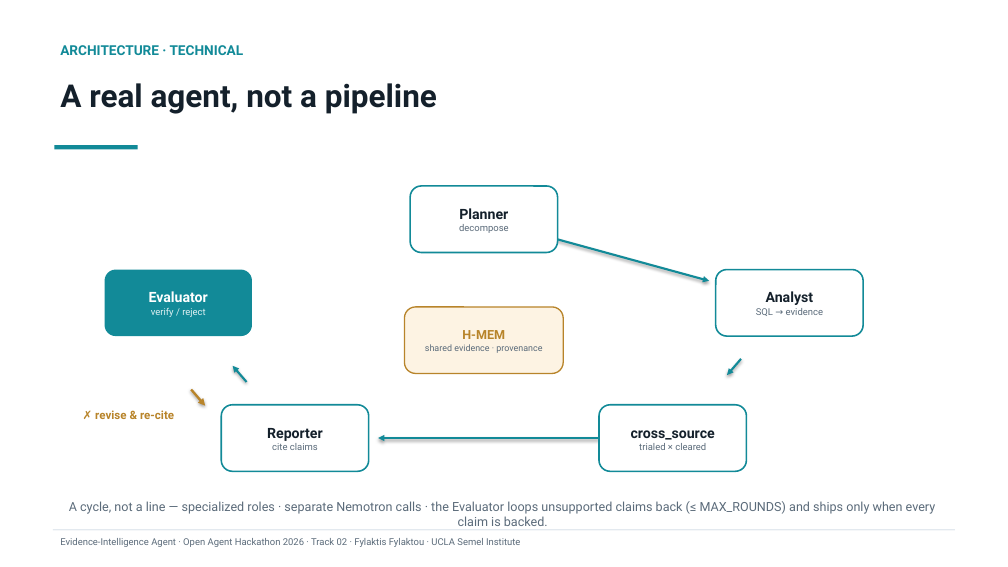
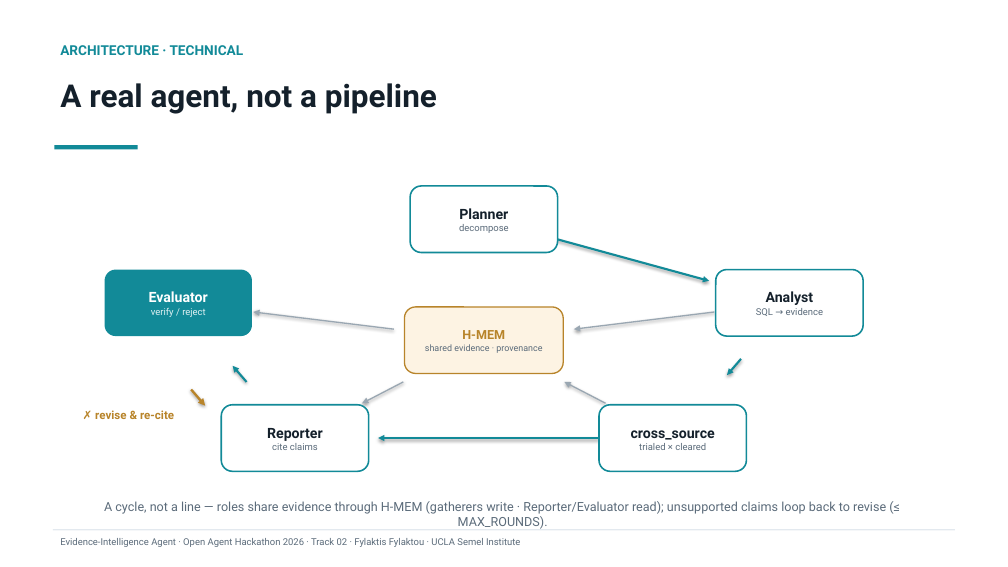
Before and after one commit to ffylaktis/open-agent-hack, a slide deck: slide 5 of deck/Evidence-Intelligence-Agent.pptx. Drawn at 1008x567 pixels with LibreOffice and Linux fonts; fonts in the diff are those of the drawing. Boxes give left, top, right and bottom in pixels: in the first picture for what was removed or moved away, otherwise in the second. Text is boxed around its words. In the diff, an @@ line names an element or a change of style, - is before the commit and + after.

```diff
--- a/deck/Evidence-Intelligence-Agent.pptx
+++ b/deck/Evidence-Intelligence-Agent.pptx
@@ arrow added from (394, 329) to (253, 312), #9AA7B2 1.25 pt @@
@@ arrow added from (715, 312) to (574, 329), #9AA7B2 1.25 pt @@
@@ arrow added from (403, 382) to (362, 403), #9AA7B2 1.25 pt @@
@@ arrow added from (606, 403) to (565, 382), #9AA7B2 1.25 pt @@
@@ text at [104, 501, 886, 529]: text changed @@
-A cycle, not a line — specialized roles · separate Nemotron calls · the Evaluator loops unsupported claims back (≤ MAX_ROUNDS) and ships only when every claim is backed.
+A cycle, not a line — roles share evidence through H-MEM (gatherers write · Reporter/Evaluator read); unsupported claims loop back to revise (≤ MAX_ROUNDS).
```
Also in this commit, not shown: 1 other file.
